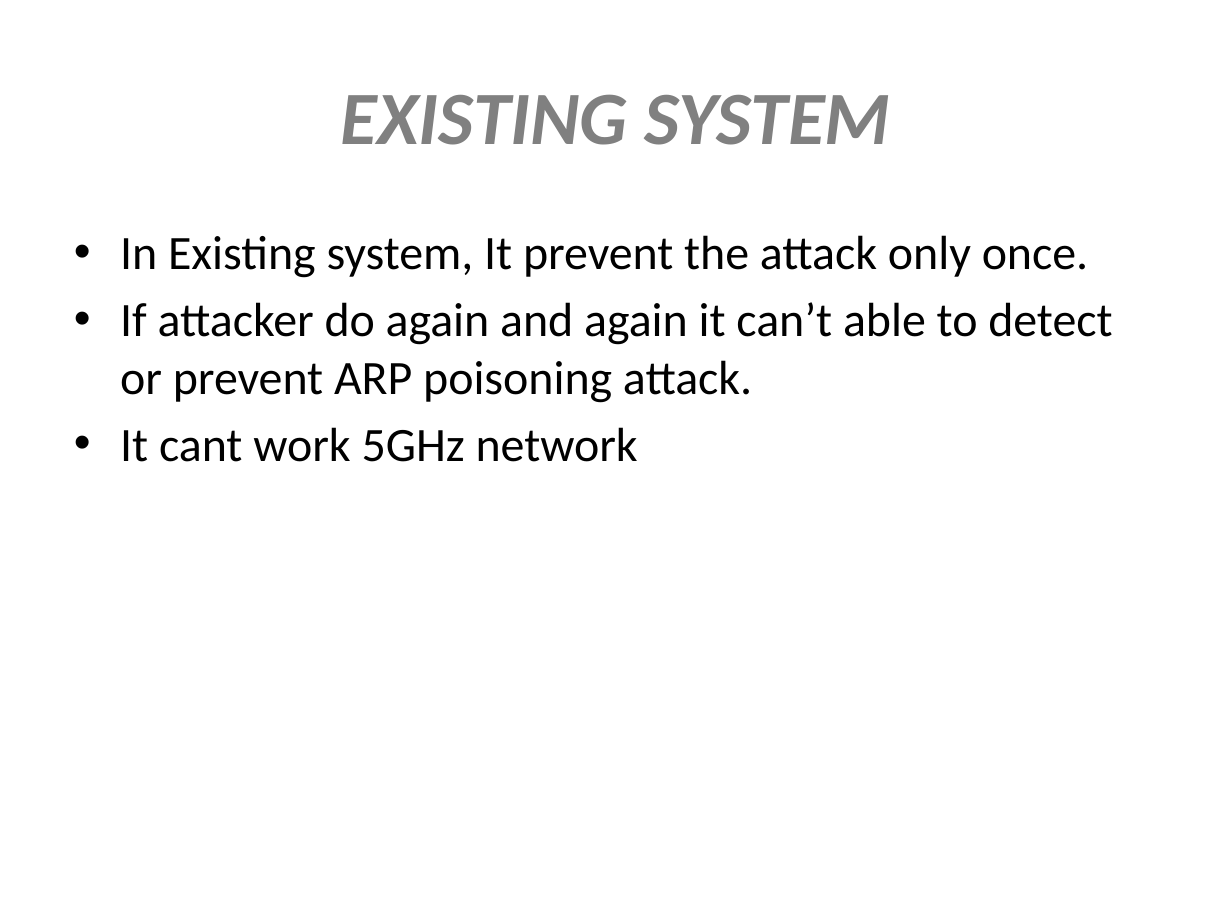
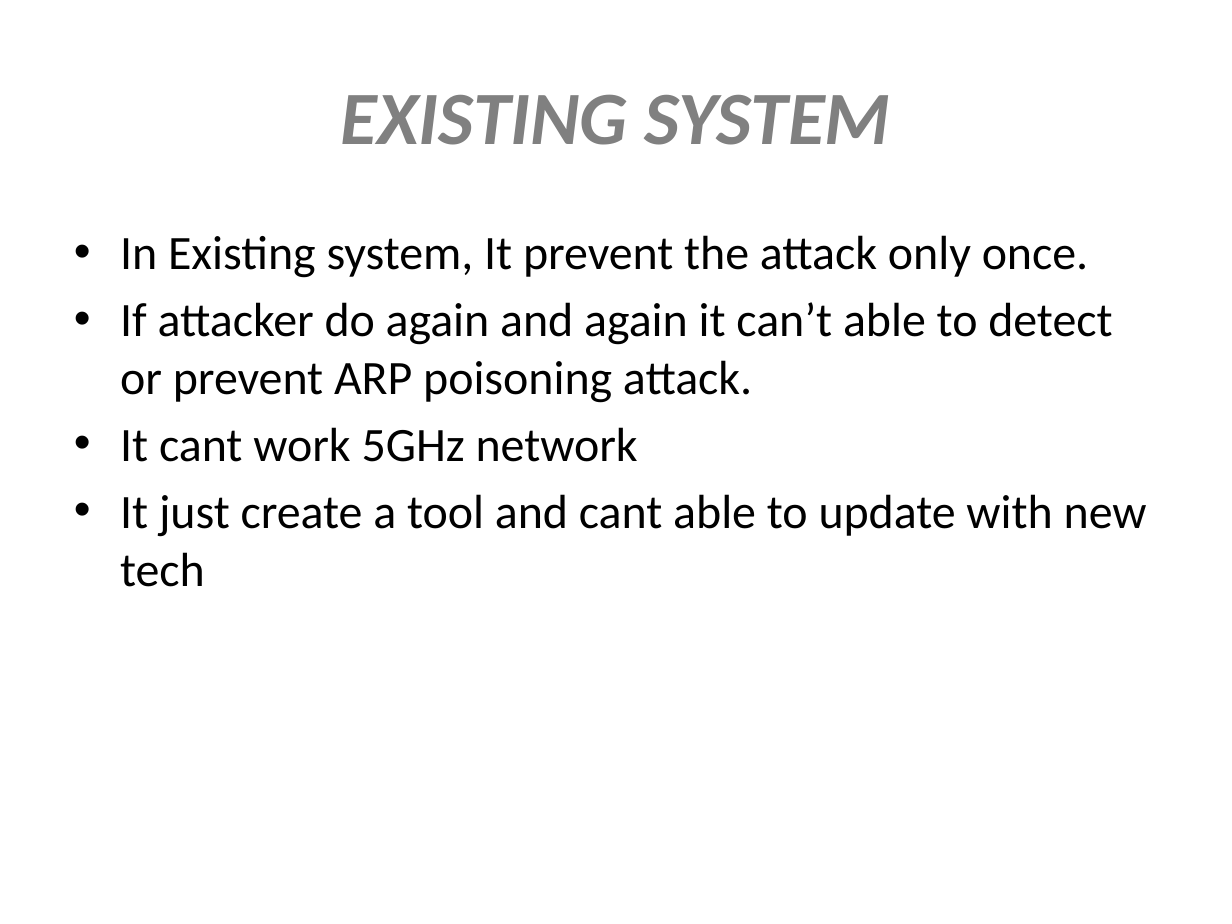
Before and after one commit to Musthafa2001/project-ppt, a slide deck: slide 4 of ARP SNIFFER IN OPEN WIFI.pptx. Drawn at 1232x924 pixels with LibreOffice and Linux fonts; fonts in the diff are those of the drawing. Boxes give left, top, right and bottom in pixels: in the first picture for what was removed or moved away, otherwise in the second. Text is boxed around its words. In the diff, an @@ line names an element or a change of style, - is before the commit and + after.

```diff
--- a/ARP SNIFFER IN OPEN WIFI.pptx
+++ b/ARP SNIFFER IN OPEN WIFI.pptx
@@ text at [120,494,1147,587]: paragraph added @@
+• It just create a tool and cant able to update with new tech
```
Also in this commit, not shown: 2 slides added, 1 slide removed.
